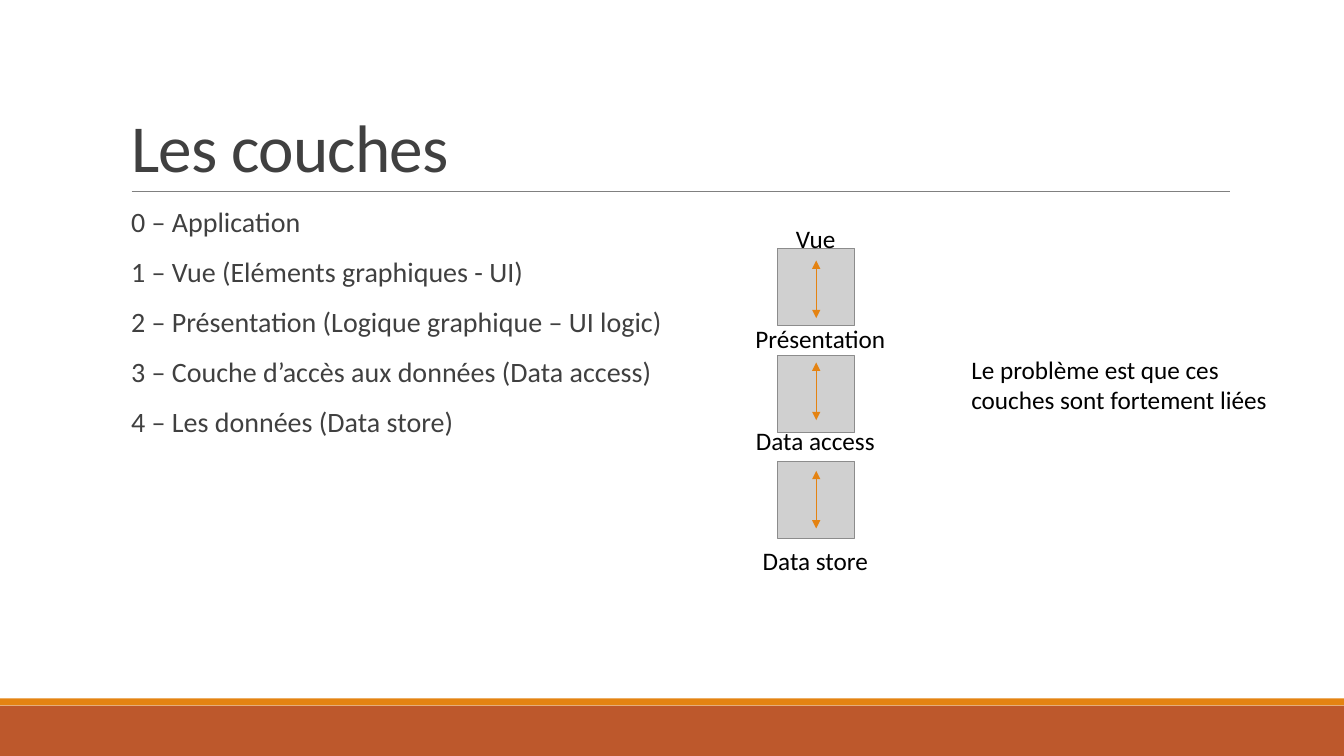
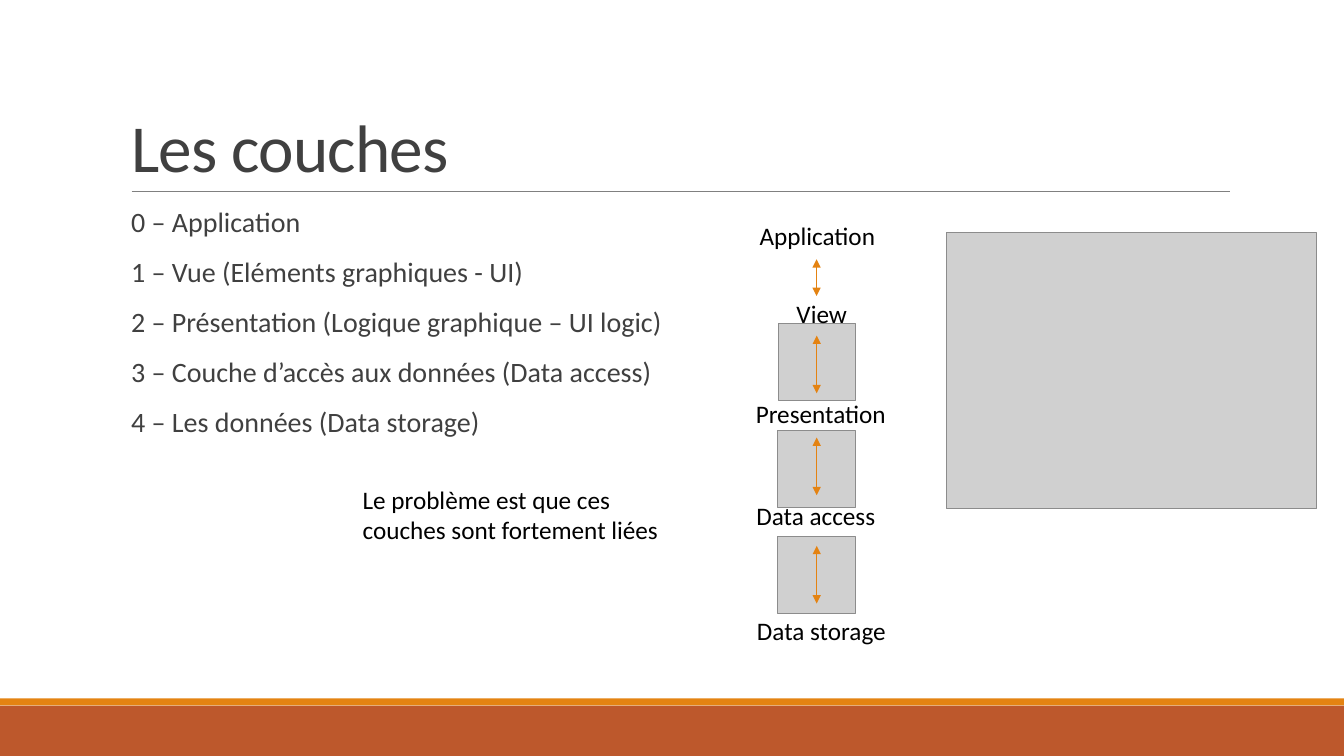
Before and after one commit to Sybaris-Classroom/Exercices, a slide deck: slide 7 of DependencyInjection/Exercice DependencyInjection.pptx (slide 5 before the commit). Drawn at 1344x756 pixels with LibreOffice and Linux fonts; fonts in the diff are those of the drawing; grey boxes stand for pictures. Boxes give left, top, right and bottom in pixels: in the first picture for what was removed or moved away, otherwise in the second. Text is boxed around its words. In the diff, an @@ line names an element or a change of style, - is before the commit and + after.

```diff
--- a/DependencyInjection/Exercice DependencyInjection.pptx
+++ b/DependencyInjection/Exercice DependencyInjection.pptx
@@ text added at <box>760,227,875,249</box>, 18 pt, text #000000 @@
+Application
@@ picture added at <box>947,233,1317,509</box> @@
@@ double arrow added from (817, 259) to (817, 296), #E48312 1 pt @@
@@ text at <box>796,305,846,329</box>: text changed @@
-Vue
+View
@@ 3 pictures, 3 double arrows, 1 text: place and size @@
-3 pictures, 3 double arrows, 1 text at <box>756,248,875,538</box>
+3 pictures, 3 double arrows, 1 text at <box>756,324,876,614</box>
@@ text at <box>131,411,480,437</box>: text changed @@
-  4 – Les données (Data store)
+  4 – Les données (Data storage)
@@ text at <box>756,405,886,424</box>: text changed @@
-Présentation
+Presentation
@@ text "Le problème est que ces": place and size @@
-text "Le problème est que ces" at <box>971,361,1266,410</box>
+text "Le problème est que ces" at <box>363,491,657,540</box>
@@ text at <box>757,623,886,645</box>: text changed @@
-Data store
+Data storage
```
Also in this commit, not shown: 6 other slides changed, 8 slides added, 1 other file.
